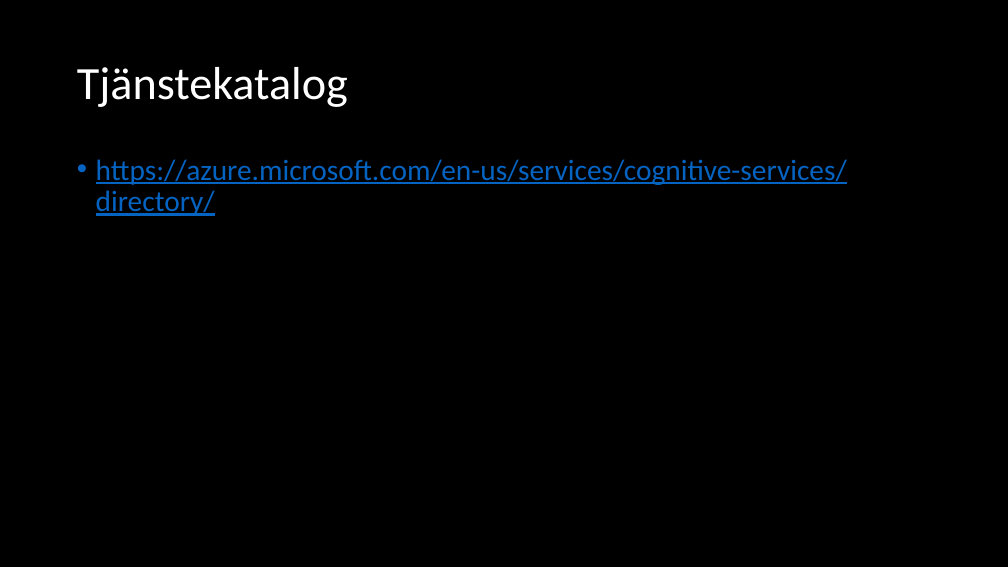
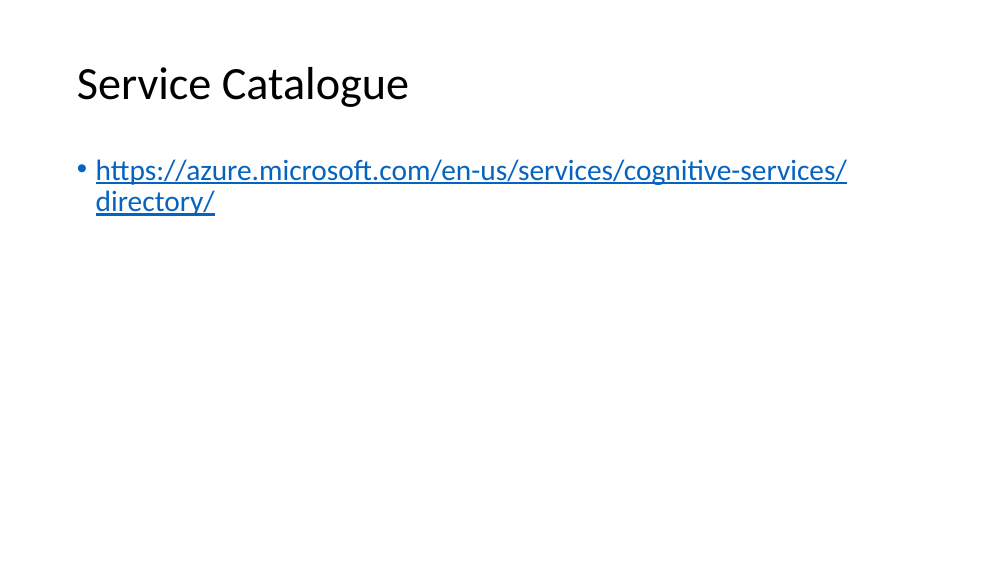
Before and after one commit to petejoha-sog/cognitive-workshop, a slide deck: slide 3 of Slides/CognitiveServicesInAzure.pptx (slide 2 before the commit). Drawn at 1008x567 pixels with LibreOffice and Linux fonts; fonts in the diff are those of the drawing. Boxes give left, top, right and bottom in pixels: in the first picture for what was removed or moved away, otherwise in the second. Text is boxed around its words. In the diff, an @@ line names an element or a change of style, - is before the commit and + after.

```diff
--- a/Slides/CognitiveServicesInAzure.pptx
+++ b/Slides/CognitiveServicesInAzure.pptx
@@ background #000000 to #FFFFFF @@
@@ title at (x1=77, y1=67, x2=409, y2=107): text changed; text colour #FFFFFF to #000000 @@
-Tjänstekatalog
+Service Catalogue
```
Also in this commit, not shown: 7 other slides changed, 7 slides added.
